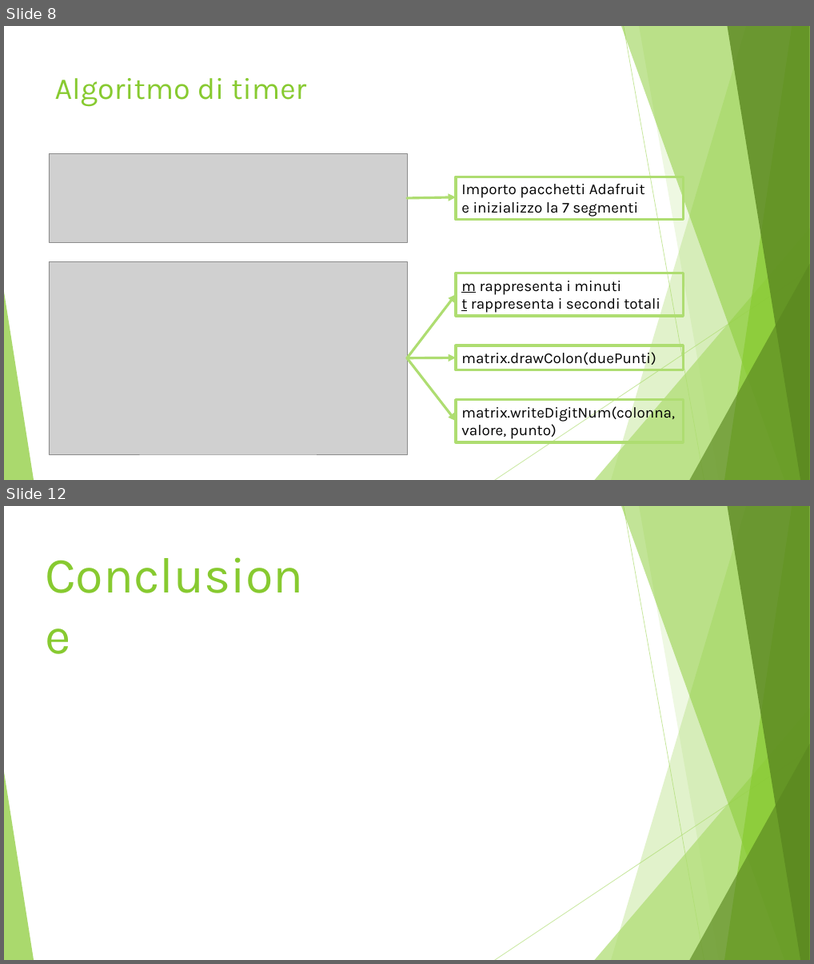
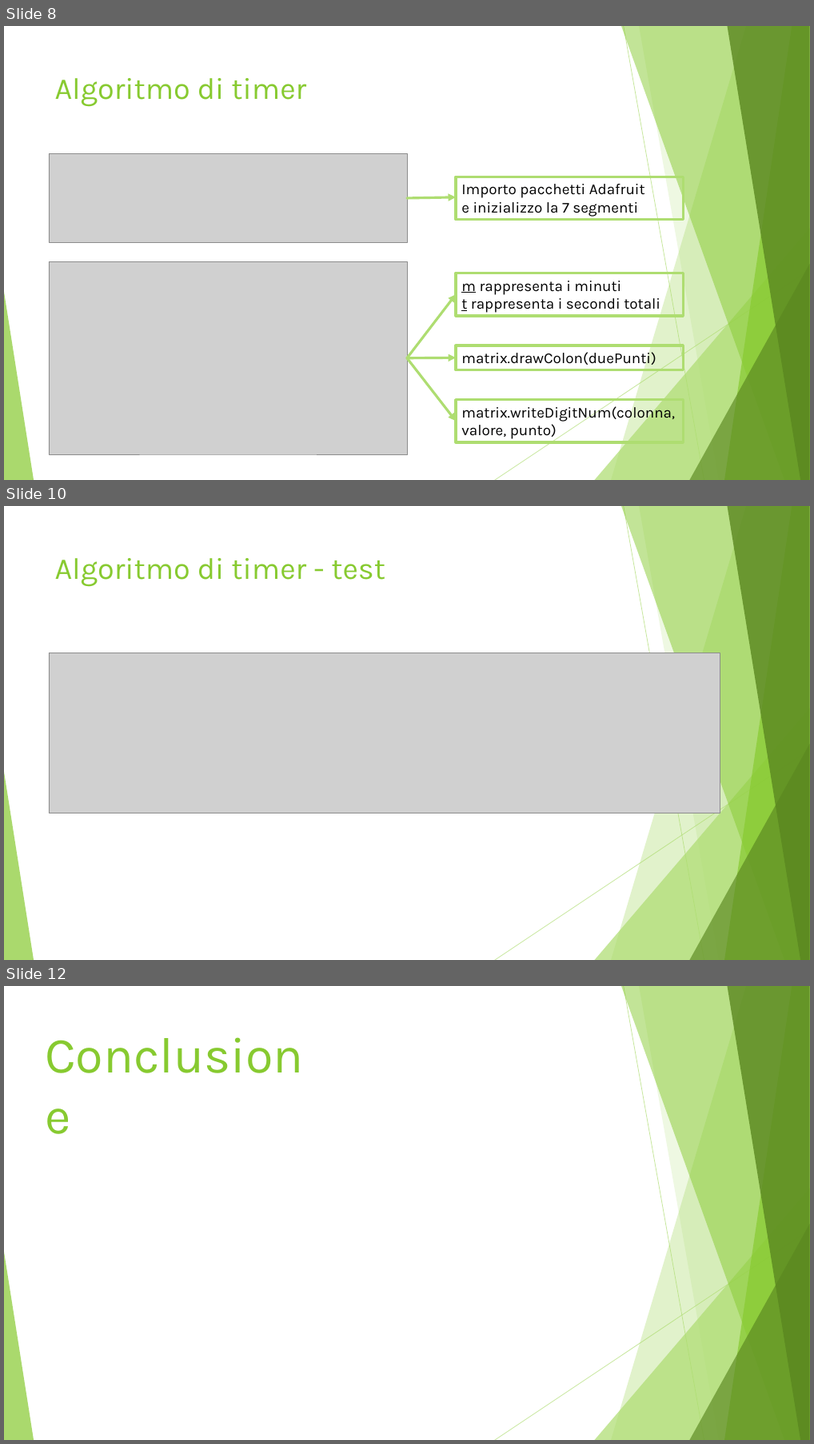
Before and after one commit to LuMug/AirIceHockey, a slide deck: Presentazione.pptx. Shown one above the other, each under a label of ours: slides 8 and 12 before the commit, slides 8, 10 and 12 after it; the slides between them are not shown. The pictures are 814x964 and 814x1444 pixels, drawn with LibreOffice and Linux fonts; fonts in the diff are those of the drawing; grey boxes stand for pictures. Boxes give left, top, right and bottom in pixels: in the first picture for what was removed or moved away, otherwise in the second. Text is boxed around its words. In the diff, an @@ line names an element or a change of style, - is before the commit and + after.

```diff
--- a/Presentazione.pptx
+++ b/Presentazione.pptx
@@ slide 10 added at [4,506,810,960], background #FFFFFF; not listed: 10 template elements that a slide beside it also shows @@
@@ title added at [55,558,386,587], 36 pt, text #87CA30 @@
+Algoritmo di timer - test
@@ picture added at [49,652,720,812] @@
```
Also in this commit, not shown: 3 slides changed, 1 slide removed.
